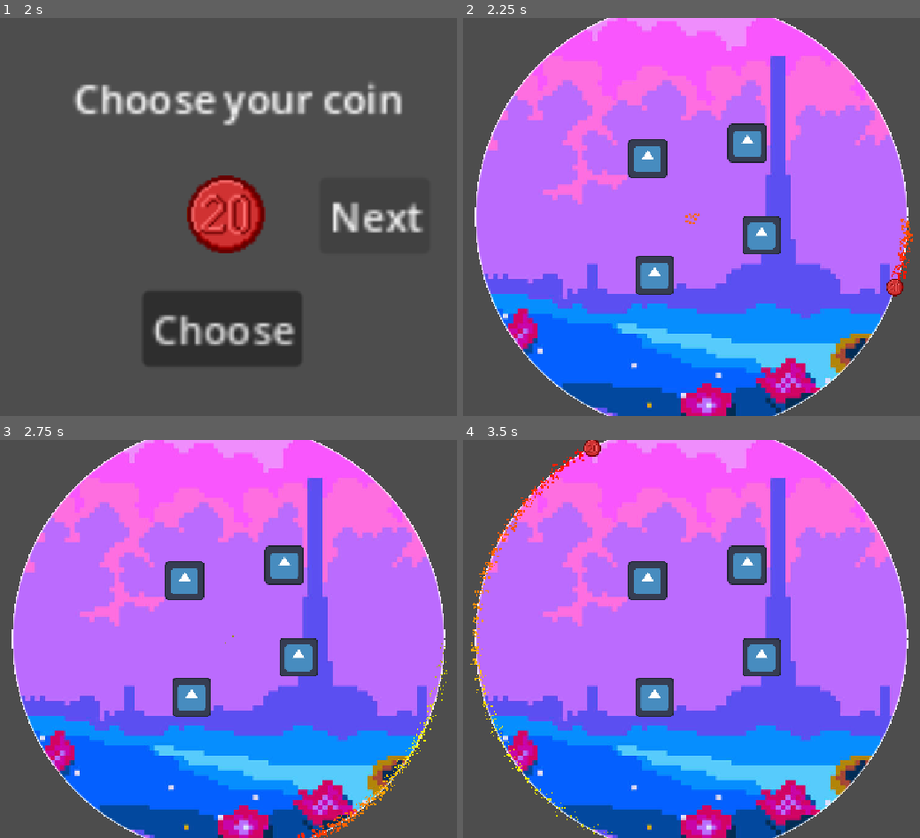
Above: before the commit, frames 1-4 (two rows, left to right).
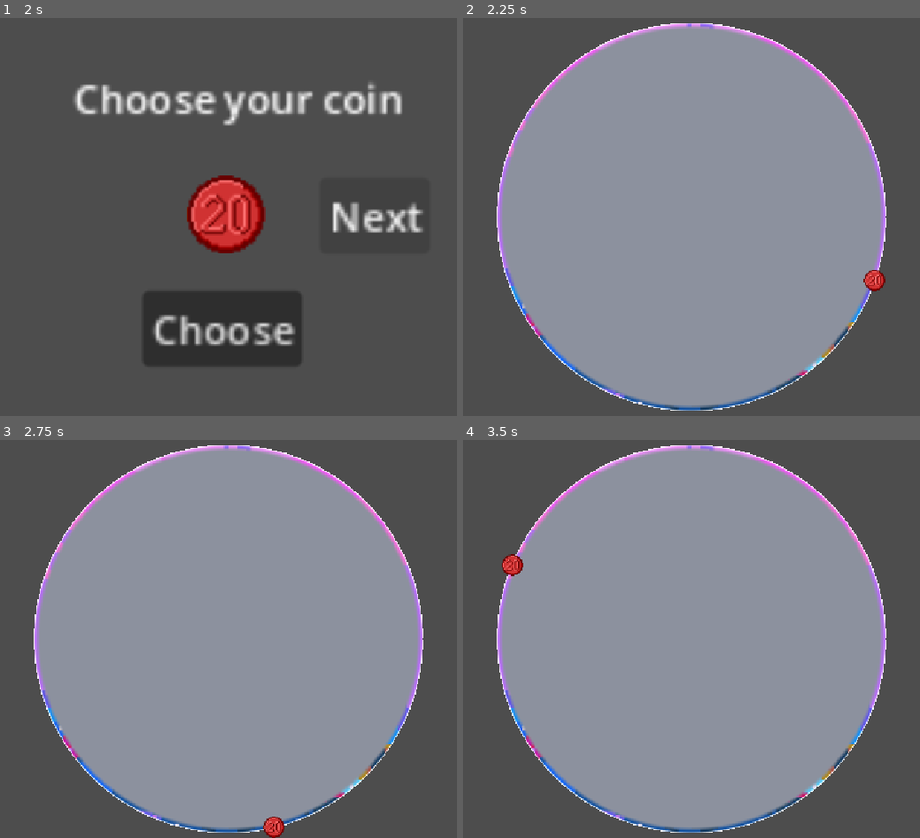
Above: after the commit, the same moments.

Repository: Dan-Yaacobi/CircleGame
Game: Godot game, scene res://Scenes/start_menu.tscn
Two runs of this game, one before a commit and one after it. Both use one fixed random seed, a clock stepped at 60 frames per second and the inputs below. The engine's default icon, where the game draws it, is replaced by a stand-in: a white triangle on a blue panel in a dark square.
Inputs (mouse positions are in pixels of both pictures, inside the frame that each line leads up to):
- Up to frame 1 (2 s): click "Next" at 0.5 s; click "Next" at 1.25 s
- Up to frame 2 (2.25 s): click "Choose" at 2 s
- Up to frame 3 (2.75 s): no input
- Up to frame 4 (3.5 s): move the mouse to (846, 619) at 2.77 s; press the mouse at (846, 619) at 2.78 s

Frame 1 is identical in both runs. In frame 2, 78% of the frame differs, in the area x 2-99%, y 0-100%; in frame 3, 78%; in frame 4, 78%, in the area x 1-98%, y 0-100%.

Commit message:
Going Back ability
added the functionality to go back if pressing action while mid flying

Diff:
--- a/Scenes/Player.tscn
+++ b/Scenes/Player.tscn
@@ -16,11 +16,12 @@
 radius = 5.0
 
 [node name="Player" type="CharacterBody2D" unique_id=1131700885]
-scale = Vector2(3, 3)
+scale = Vector2(4, 4)
 script = ExtResource("1_rpqav")
 launch_speed = 1000.0
 
 [node name="CPUParticles2D" type="CPUParticles2D" parent="." unique_id=2139243818]
+visible = false
 amount = 1000
 lifetime = 0.5
 speed_scale = 0.5
--- a/Scenes/ScratchCircle.tscn
+++ b/Scenes/ScratchCircle.tscn
@@ -35,7 +35,7 @@
 [node name="ScratchCircle" type="Node2D" unique_id=1433075271]
 script = ExtResource("1_k0a1a")
 curr_radius = 350.0
-max_shoots = 200
+max_shoots = -1
 mask_resolution = 150
 
 [node name="Line2D" type="Line2D" parent="." unique_id=1867971872]
@@ -45,6 +45,7 @@
 script = ExtResource("2_line2d")
 
 [node name="Camera2D" type="Camera2D" parent="." unique_id=1396663698]
+zoom = Vector2(0.9, 0.9)
 
 [node name="BackgroundSprite" type="Sprite2D" parent="." unique_id=837175749]
 material = SubResource("ShaderMaterial_bg")
@@ -62,6 +63,31 @@
 scale = Vector2(0.5, 0.5)
 size = Vector2(0.5, 0.5)
 
+[node name="Prize5" parent="Prizes" unique_id=1035412839 instance=ExtResource("5_4wkcb")]
+position = Vector2(-114, -221)
+scale = Vector2(0.5, 0.5)
+size = Vector2(0.5, 0.5)
+
+[node name="Prize6" parent="Prizes" unique_id=2102448475 instance=ExtResource("5_4wkcb")]
+position = Vector2(-197, 12)
+scale = Vector2(0.5, 0.5)
+size = Vector2(0.5, 0.5)
+
+[node name="Prize7" parent="Prizes" unique_id=146851362 instance=ExtResource("5_4wkcb")]
+position = Vector2(149, 182)
+scale = Vector2(0.5, 0.5)
+size = Vector2(0.5, 0.5)
+
+[node name="Prize8" parent="Prizes" unique_id=1435238262 instance=ExtResource("5_4wkcb")]
+position = Vector2(-57, 244)
+scale = Vector2(0.5, 0.5)
+size = Vector2(0.5, 0.5)
+
+[node name="Prize9" parent="Prizes" unique_id=1163826514 instance=ExtResource("5_4wkcb")]
+position = Vector2(263, -64)
+scale = Vector2(0.5, 0.5)
+size = Vector2(0.5, 0.5)
+
 [node name="Prize3" parent="Prizes" unique_id=1435180995 instance=ExtResource("5_4wkcb")]
 position = Vector2(114, 30)
 scale = Vector2(0.5, 0.5)
@@ -73,9 +99,10 @@
 size = Vector2(0.5, 0.5)
 
 [node name="CoverSprite" type="Sprite2D" parent="." unique_id=202632716]
-visible = false
 material = SubResource("ShaderMaterial_cover")
 scale = Vector2(4.6666665, 4.6666665)
 texture = SubResource("ImageTexture_8jcig")
 
 [node name="Player" parent="." unique_id=2074714301 instance=ExtResource("5_player")]
+charge_speed_multiplier = 1.5
+launch_speed = 1250.0
--- a/Scenes/scratch_circle.gd
+++ b/Scenes/scratch_circle.gd
@@ -47,6 +47,7 @@
 		cover_sprite.scale = Vector2.ONE * (curr_radius * 2.0 / mask_resolution)
 
 func can_shoot() -> bool:
+	return true
 	return shoots_used < max_shoots
 
 func _on_shoot_started() -> void:
--- a/Scripts/player.gd
+++ b/Scripts/player.gd
@@ -59,6 +59,9 @@
 		if is_charging:
 			is_charging = false
 			shoot_yourself()
+	if State.THROUGH_CENTER:
+		if event.is_action_pressed("shoot"):
+			launch_dir = -1 *launch_dir
 
 func shoot_yourself() -> void:
 	if state != State.ORBITING:
